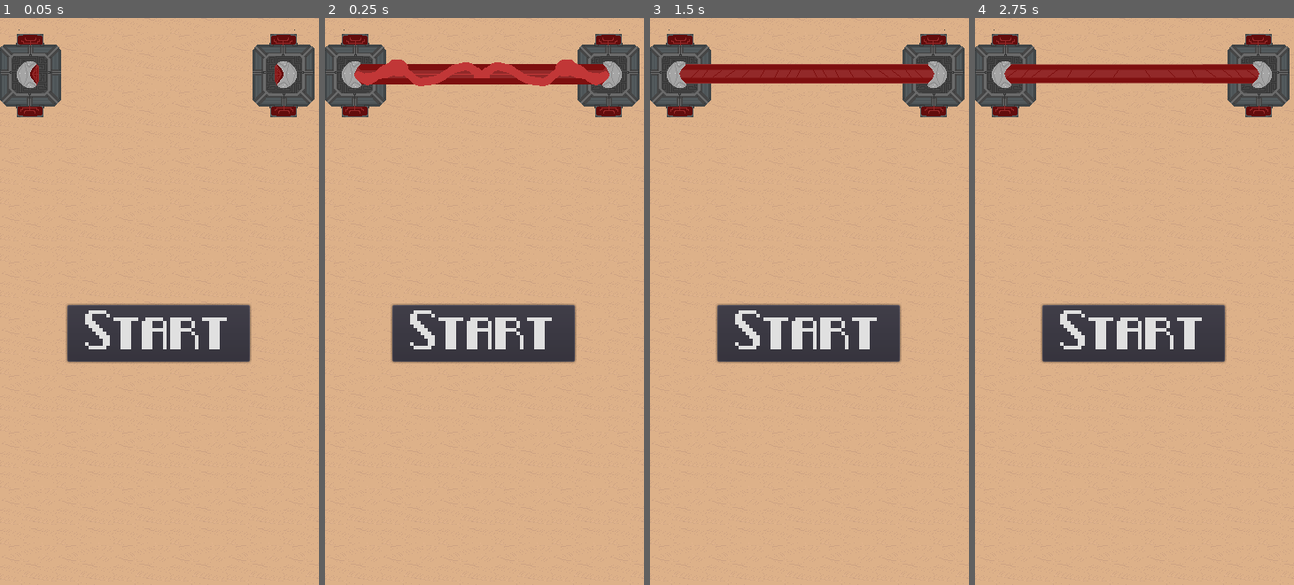
Above: before the commit, frames 1-4 (left to right).
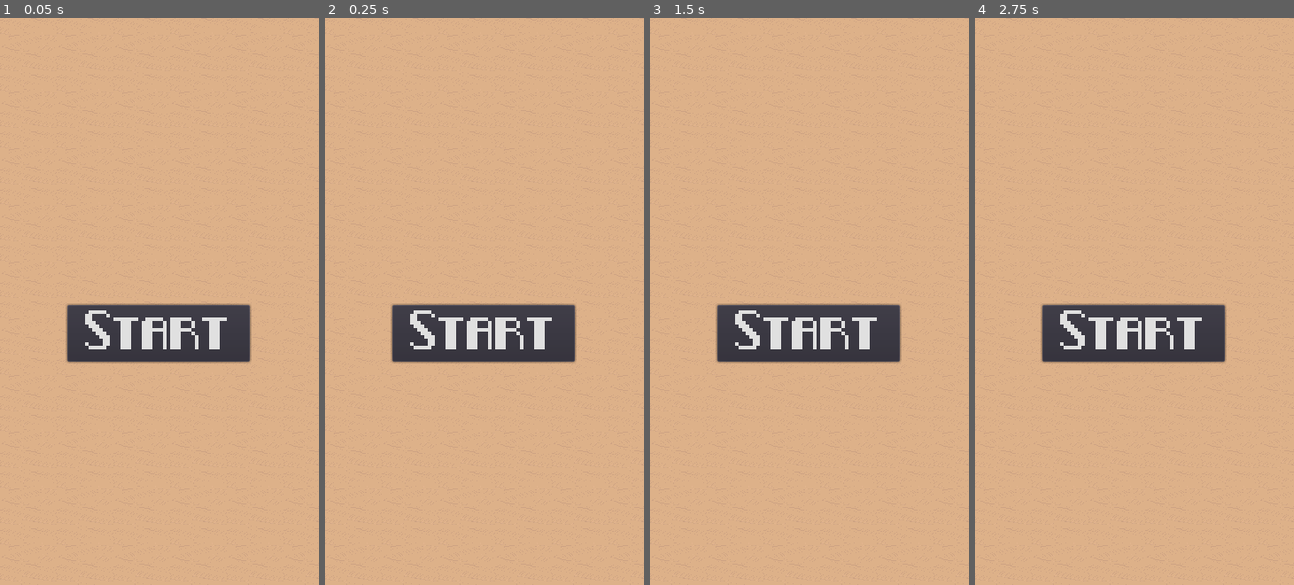
Above: after the commit, the same moments.

Repository: JordonR96/Hyper-Planet
Game: Godot game, scene res://Main.tscn
The game is run twice, just before and just after one commit, with the same random seed, the same clock (stepped at 60 frames per second) and the same inputs.
Inputs:
- Up to frame 1 (0.05 s): no input
- Up to frame 2 (0.25 s): no input
- Up to frame 3 (1.5 s): hold Right (ui_right) 0.53-1.28 s; tap Space (ui_select) at 0.77 s; hold Left (ui_left) from 1.28 s (still down)
- Up to frame 4 (2.75 s): tap Space (ui_select) at 1.52 s; tap Enter at 2 s; release Left (ui_left) at 2.03 s; hold Right (ui_right) from 2.03 s (still down)

The runs differ from the first frame. In frame 1, 4.8% of the frame differs, in the area x 0-99%, y 2-18%; in frame 2, 7.1%; in frame 3, 6.8%; in frame 4, 6.8%.

Commit message:
sd
sd part done

Diff:
--- a/Background.gd
+++ b/Background.gd
@@ -7,6 +7,7 @@
 var tile_count_x
 var tile_count_y
 var tile_resolution
+var active = true
 func _random_number(range_min, range_max):
 	rand_generate.randomize()
 	return rand_generate.randi_range(range_min, range_max)
@@ -15,12 +16,15 @@
 
 
 func start(bg_tile_count_x, bg_tile_count_y, bg_tile_resolution, start_position):
+
+
 	tile_count_x = bg_tile_count_x
 	tile_count_y = bg_tile_count_y
 	tile_resolution = bg_tile_resolution
 	_draw_full_screen()
 	position.x = start_position.x
 	position.y = start_position.y
+
 
 func _draw_full_screen():
 	# modes of generation
@@ -194,10 +198,13 @@
 				set_cell(x,y, tile_id)
 
 func _on_VisibilityNotifier2D_screen_exited():
-	# clear the tiles
-	clear()
-	## draw again
-	_draw_full_screen()
-
-	# move it up
-	position.y = position.y - (tile_count_y * tile_resolution * 3)
+
+
+	if (active):
+		# clear the tiles
+		clear()
+		## draw again
+		_draw_full_screen()
+
+		# move it up
+		position.y = position.y - (tile_count_y * tile_resolution * 3)
--- a/Bullet.gd
+++ b/Bullet.gd
@@ -13,8 +13,10 @@
 	position = _position
 	rotation = _direction.angle() + PI/2
 
-	print(_direction.angle() * 180/PI)
+
 	$LifeTime.wait_time = lifetime
+	$LifeTime.start()
+	## TODO make the liftime timer kill bullet on timoute
 	velocity = _direction * speed
 
 
@@ -34,3 +36,9 @@
 	queue_free()
 	if (area.has_method('take_damage')):
 		area.take_damage(damage)
+
+
+
+func _on_LifeTime_timeout():
+	print('bullet gone')
+	queue_free()
--- a/Bullet.tscn
+++ b/Bullet.tscn
@@ -19,11 +19,13 @@
 lifetime = 5.0
 
 [node name="CollisionShape2D" type="CollisionShape2D" parent="."]
-shape = SubResource( 2 )
+shape = SubResource( 1 )
 
 [node name="LifeTime" type="Timer" parent="."]
+one_shot = true
 
 [node name="AnimationPlayer" type="AnimationPlayer" parent="."]
 
 [node name="Sprite" type="Sprite" parent="."]
 [connection signal="area_entered" from="." to="." method="_on_Bullet_area_entered"]
+[connection signal="timeout" from="LifeTime" to="." method="_on_LifeTime_timeout"]
--- a/Enemy.gd
+++ b/Enemy.gd
@@ -20,6 +20,9 @@
 func _process(delta):
 
 	if (health <= 0 ):
+		queue_free()
+		## TODO enemy dead signal
+		# todo play death anim
 
 		emit_signal("enemy_dead")
 
--- a/Enemy.tscn
+++ b/Enemy.tscn
@@ -3,7 +3,7 @@
 [ext_resource path="res://Enemy.gd" type="Script" id=1]
 
 [sub_resource type="RectangleShape2D" id=1]
-extents = Vector2( 0.480621, 0.353409 )
+extents = Vector2( 34.2498, 32.3443 )
 
 [node name="Enemy" type="Area2D"]
 position = Vector2( 202.548, 102.598 )
--- a/LaserBlockade.tscn
+++ b/LaserBlockade.tscn
@@ -36,8 +36,7 @@
 "values": [ 10, 11, 12, 13, 14, 14, 14, 14 ]
 }
 
-[sub_resource type="Animation" id=2]
-resource_name = "LaserBlockadeOn"
+[sub_resource type="Animation" id=3]
 length = 0.2
 tracks/0/type = "value"
 tracks/0/path = NodePath("Sprite:frame")
@@ -52,8 +51,7 @@
 "values": [ 6, 7, 8, 4 ]
 }
 
-[sub_resource type="Animation" id=3]
-resource_name = "LaserBlockadeStart"
+[sub_resource type="Animation" id=4]
 length = 0.5
 tracks/0/type = "value"
 tracks/0/path = NodePath("Sprite:frame")
@@ -80,15 +78,16 @@
 script = ExtResource( 3 )
 
 [node name="CollisionShape2D" parent="." index="0"]
+visible = false
 position = Vector2( 140.714, 4.24264 )
 z_index = 2
 disabled = true
 
 [node name="AnimationPlayer" parent="." index="1"]
-anims/Dead = SubResource( 6 )
-anims/LaserBlockadeBreak = SubResource( 7 )
-anims/LaserBlockadeOn = SubResource( 2 )
-anims/LaserBlockadeStart = SubResource( 3 )
+anims/Dead = SubResource( 1 )
+anims/LaserBlockadeBreak = SubResource( 2 )
+anims/LaserBlockadeOn = SubResource( 3 )
+anims/LaserBlockadeStart = SubResource( 4 )
 
 [node name="Sprite" parent="." index="2"]
 position = Vector2( -2.5, 2.74999 )
--- a/Main.gd
+++ b/Main.gd
@@ -18,12 +18,14 @@
 export (int) var bg_tile_resolution = 64
 var playerScene = preload("res://Player.tscn")
 var player
+
+var SDScene = preload("res://SideDropship.tscn")
+
 # TODO make this customisable so can have diff bullets?
 var PlayerBulletScene = preload('res://PlayerBullet.tscn')
 
-var Background1Scene = preload("res://Background.tscn")
-var Background2Scene = preload("res://Background.tscn")
-var Background3Scene = preload("res://Background.tscn")
+var BackgroundScene = preload("res://Background.tscn")
+
 var Background1
 var Background2
 var Background3
@@ -42,9 +44,11 @@
 	$Camera2D/HUD/GameOver.hide()
 
 func _start_backgrounds():
-	Background1 = Background1Scene.instance()
-	Background2 = Background2Scene.instance()
-	Background3 = Background3Scene.instance()
+	#TODO background not resetting properly on gameover
+
+	Background1 = BackgroundScene.instance()
+	Background2 = BackgroundScene.instance()
+	Background3 = BackgroundScene.instance()
 	Background1.start(bg_tile_count_x, bg_tile_count_y, bg_tile_resolution, Vector2(0,0))
 	Background2.start(bg_tile_count_x, bg_tile_count_y, bg_tile_resolution, Vector2(0,(-1 * bg_tile_count_y * bg_tile_resolution)))
 	Background3.start(bg_tile_count_x, bg_tile_count_y, bg_tile_resolution, Vector2(0,(-2 * bg_tile_count_y * bg_tile_resolution)))
@@ -52,10 +56,17 @@
 	add_child(Background2)
 	add_child(Background3)
 
+func _reset_backgrounds():
+
+	Background1.queue_free()
+	Background2.queue_free()
+	Background3.queue_free()
+
+	_start_backgrounds()
+
+
 func _start_game():
 
-	if (!has_node('Background1')):
-		_start_backgrounds()
 
 	player = playerScene.instance()
 	add_child(player)
@@ -79,7 +90,40 @@
 	player.speed = y_axis_speed
 	player.connect('game_over', self, '_game_over')
 	player.connect('shoot', self, '_player_shoot')
-	$Camera2D.start(camera_start_position)
+	_spawn_enemies()
+
+
+	_reset_backgrounds()
+
+
+func _spawn_enemies():
+
+	var enemy = SDScene.instance()
+
+
+	var spawn = Vector2(300, -182)
+	enemy.position = spawn
+	enemy.connect('shoot', self , '_spawn_enemy_bullet')
+
+
+	add_child(enemy)
+	print(enemy.position.y)
+	# todo this will be used by spawn path
+
+	## test spawn point
+
+	pass
+
+func _spawn_enemy_bullet(BulletScene, position, direction):
+	print('shooting2')
+
+	var bullet = BulletScene.instance();
+
+	bullet.start(position, direction)
+
+	add_child(bullet)
+
+
 
 func _player_shoot():
 	# TODO get player roatatoin, if player is rotated add a pixel amouun
@@ -123,11 +167,6 @@
 
 func _game_over():
 
-
-	## stop playing
-	Background1.queue_free()
-	Background2.queue_free()
-	Background3.queue_free()
 	## TODO emit a signal that will stop all enemies from scene after x seconds
 	# or leave it if it wont break everything
 	## TODO  show whole game over screen
@@ -140,3 +179,6 @@
 	## TODO  show whole game over screen
 	$Camera2D/HUD/StartButton.show()
 	$Camera2D/HUD/StartButton.text = 'Retry'
+	$Camera2D.start(camera_start_position)
+
+	## TODO have gameover screen and show that should be same as start screen, shouldnt just be bg of game
--- a/Main.tscn
+++ b/Main.tscn
@@ -1,8 +1,7 @@
-[gd_scene load_steps=9 format=2]
+[gd_scene load_steps=8 format=2]
 
 [ext_resource path="res://Main.gd" type="Script" id=1]
 [ext_resource path="res://Font/pixel_noir/Pixel-Noir Caps.ttf" type="DynamicFontData" id=2]
-[ext_resource path="res://LaserBlockade.tscn" type="PackedScene" id=3]
 [ext_resource path="res://Camera2D.tscn" type="PackedScene" id=4]
 [ext_resource path="res://Font/pixel_noir/Pixel-Noir.ttf" type="DynamicFontData" id=5]
 
@@ -68,7 +67,8 @@
 [node name="ScoreTimer" type="Timer" parent="."]
 wait_time = 1.75
 
-[node name="LaserBlockade" parent="." instance=ExtResource( 3 )]
-position = Vector2( 179.92, 60.1717 )
+[node name="SpawnTimer" type="Timer" parent="."]
+wait_time = 0.1
 [connection signal="pressed" from="Camera2D/HUD/StartButton" to="." method="_start_game"]
 [connection signal="timeout" from="ScoreTimer" to="." method="_on_ScoreTimer_timeout"]
+[connection signal="timeout" from="SpawnTimer" to="." method="_spawn_enemies"]
--- a/Player.gd
+++ b/Player.gd
@@ -141,7 +141,7 @@
 
 
 func _on_AnimationPlayer_animation_finished(anim_name):
-	print(anim_name)
+
 	if (anim_name == 'shoot'):
 		$AnimationPlayer.queue('default')
 		#TODO allow shoot is a bit off
--- a/PlayerBullet.tscn
+++ b/PlayerBullet.tscn
@@ -9,6 +9,10 @@
 
 [node name="PlayerBullet" instance=ExtResource( 1 )]
 script = ExtResource( 2 )
+lifetime = 1.5
+
+[node name="CollisionShape2D" parent="." index="0"]
+position = Vector2( -0.530331, -0.397748 )
 
 [node name="AnimationPlayer" parent="." index="2"]
 anims/default = SubResource( 1 )
--- /dev/null
+++ b/SDBullet.gd
@@ -0,0 +1,16 @@
+extends Area2D
+
+
+# Declare member variables here. Examples:
+# var a = 2
+# var b = "text"
+
+
+# Called when the node enters the scene tree for the first time.
+func _ready():
+	pass # Replace with function body.
+
+
+# Called every frame. 'delta' is the elapsed time since the previous frame.
+#func _process(delta):
+#	pass
--- /dev/null
+++ b/SDBullet.tscn
@@ -0,0 +1,34 @@
+[gd_scene load_steps=4 format=2]
+
+[ext_resource path="res://Bullet.tscn" type="PackedScene" id=1]
+[ext_resource path="res://Art/enemies/side-dropshi[/sds-bullets.png" type="Texture" id=2]
+
+[sub_resource type="Animation" id=1]
+resource_name = "shoot"
+length = 0.3
+loop = true
+tracks/0/type = "value"
+tracks/0/path = NodePath("Sprite:frame")
+tracks/0/interp = 1
+tracks/0/loop_wrap = true
+tracks/0/imported = false
+tracks/0/enabled = true
+tracks/0/keys = {
+"times": PoolRealArray( 0, 0.1, 0.2 ),
+"transitions": PoolRealArray( 1, 1, 1 ),
+"update": 1,
+"values": [ 1, 2, 3 ]
+}
+
+[node name="SDBullet" instance=ExtResource( 1 )]
+collision_layer = 4
+collision_mask = 21
+
+[node name="AnimationPlayer" parent="." index="2"]
+anims/shoot = SubResource( 1 )
+
+[node name="Sprite" parent="." index="3"]
+position = Vector2( 0, -0.0883865 )
+texture = ExtResource( 2 )
+vframes = 4
+frame = 2
--- /dev/null
+++ b/SideDropship.gd
@@ -0,0 +1,56 @@
+extends 'Enemy.gd'
+
+var x_direction_name = 'right'
+var x_direction = -1
+
+# Declare member variables here. Examples:
+# var a = 2
+# var b = "text"
+var Bullet  = preload("res://SDBullet.tscn")
+# list of spawn locations, 0 is closest to back of shi[]
+
+
+
+
+signal shoot(bullet, position, rotation)
+
+# Called when the node enters the scene tree for the first time.
+func _ready():
+
+	# TODO set correct animation direction
+	# TODO positions not work
+	# get array of bullet spawn positions
+
+
+	# TODO should set it to randm number, based on speed and screen width (so would shoot somewhere between start and being off screen)
+	$ShootTimer.wait_time = 1
+	$ShootTimer.start()
+	#`TODO will have direction left or right depending on spawn side of screen
+
+	#Vector2(-32,28), Vector2(-20,28), Vector2(-8,28), Vector2(4,28), Vector2(16,28), Vector2(28,28)
+	pass # Replace with function body.
+
+
+# Called every frame. 'delta' is the elapsed time since the previous frame.
+func _process(delta):
+	pass
+
+
+func _on_ShootTimer_timeout():
+	print('shooitng')
+	var bulletSpawnPositions = []
+
+	# TODO more complex shooting patterns, ie start to finish with wait time,
+	# finish to start
+	# spawn even indexes then odd indexes
+	# will neew to re calc global position each time we shoot maybe not as ist global_postiion var
+	if (x_direction_name == 'left'):
+		for i in range(6):
+			bulletSpawnPositions.append(Vector2((global_position.x + 32) - (i * 12), global_position.y + 28))
+
+	elif(x_direction_name == 'right'):
+		for i in range(6):
+			bulletSpawnPositions.append(Vector2((global_position.x - 32) + (i * 12), global_position.y + 28))
+
+	for spawn in bulletSpawnPositions:
+		emit_signal('shoot', Bullet, spawn, Vector2(0,1) )
--- /dev/null
+++ b/SideDropship.tscn
@@ -0,0 +1,153 @@
+[gd_scene load_steps=8 format=2]
+
+[ext_resource path="res://Enemy.tscn" type="PackedScene" id=1]
+[ext_resource path="res://Art/enemies/side-dropshi[/sd-flame.png" type="Texture" id=2]
+[ext_resource path="res://Art/enemies/side-dropshi[/side-dropship.png" type="Texture" id=3]
+[ext_resource path="res://SideDropship.gd" type="Script" id=5]
+
+[sub_resource type="Animation" id=1]
+resource_name = "FlyLeft"
+length = 0.4
+loop = true
+tracks/0/type = "value"
+tracks/0/path = NodePath("Sprite:flip_h")
+tracks/0/interp = 1
+tracks/0/loop_wrap = true
+tracks/0/imported = false
+tracks/0/enabled = true
+tracks/0/keys = {
+"times": PoolRealArray( 0 ),
+"transitions": PoolRealArray( 1 ),
+"update": 1,
+"values": [ false ]
+}
+tracks/1/type = "value"
+tracks/1/path = NodePath("flame:frame")
+tracks/1/interp = 1
+tracks/1/loop_wrap = true
+tracks/1/imported = false
+tracks/1/enabled = true
+tracks/1/keys = {
+"times": PoolRealArray( 0, 0.1, 0.2, 0.3 ),
+"transitions": PoolRealArray( 1, 1, 1, 1 ),
+"update": 1,
+"values": [ 1, 2, 3, 4 ]
+}
+tracks/2/type = "value"
+tracks/2/path = NodePath("flame:flip_h")
+tracks/2/interp = 1
+tracks/2/loop_wrap = true
+tracks/2/imported = false
+tracks/2/enabled = true
+tracks/2/keys = {
+"times": PoolRealArray( 0.234099 ),
+"transitions": PoolRealArray( 1 ),
+"update": 1,
+"values": [ false ]
+}
+tracks/3/type = "value"
+tracks/3/path = NodePath("flame:position")
+tracks/3/interp = 1
+tracks/3/loop_wrap = true
+tracks/3/imported = false
+tracks/3/enabled = true
+tracks/3/keys = {
+"times": PoolRealArray( 0.4 ),
+"transitions": PoolRealArray( 1 ),
+"update": 0,
+"values": [ Vector2( 45.833, 5.55874 ) ]
+}
+
+[sub_resource type="Animation" id=2]
+resource_name = "FlyRight"
+length = 0.4
+loop = true
+tracks/0/type = "value"
+tracks/0/path = NodePath("Sprite:flip_h")
+tracks/0/interp = 1
+tracks/0/loop_wrap = true
+tracks/0/imported = false
+tracks/0/enabled = true
+tracks/0/keys = {
+"times": PoolRealArray( 0, 0.4 ),
+"transitions": PoolRealArray( 1, 1 ),
+"update": 1,
+"values": [ true, true ]
+}
+tracks/1/type = "value"
+tracks/1/path = NodePath("flame:flip_h")
+tracks/1/interp = 1
+tracks/1/loop_wrap = true
+tracks/1/imported = false
+tracks/1/enabled = true
+tracks/1/keys = {
+"times": PoolRealArray( 0.4 ),
+"transitions": PoolRealArray( 1 ),
+"update": 1,
+"values": [ true ]
+}
+tracks/2/type = "value"
+tracks/2/path = NodePath("flame:frame")
+tracks/2/interp = 1
+tracks/2/loop_wrap = true
+tracks/2/imported = false
+tracks/2/enabled = true
+tracks/2/keys = {
+"times": PoolRealArray( 0, 0.1, 0.2, 0.3 ),
+"transitions": PoolRealArray( 1, 1, 1, 1 ),
+"update": 1,
+"values": [ 0, 1, 2, 3 ]
+}
+tracks/3/type = "value"
+tracks/3/path = NodePath("flame:position")
+tracks/3/interp = 1
+tracks/3/loop_wrap = true
+tracks/3/imported = false
+tracks/3/enabled = true
+tracks/3/keys = {
+"times": PoolRealArray( 0.4 ),
+"transitions": PoolRealArray( 1 ),
+"update": 0,
+"values": [ Vector2( -43.3507, 3.87937 ) ]
+}
+
+[sub_resource type="Animation" id=3]
+resource_name = "Shoot"
+length = 0.4
+tracks/0/type = "value"
+tracks/0/path = NodePath("Sprite:frame")
+tracks/0/interp = 1
+tracks/0/loop_wrap = true
+tracks/0/imported = false
+tracks/0/enabled = true
+tracks/0/keys = {
+"times": PoolRealArray( 0, 0.1, 0.2, 0.3, 0.4 ),
+"transitions": PoolRealArray( 1, 1, 1, 1, 1 ),
+"update": 1,
+"values": [ 2, 3, 4, 5, 0 ]
+}
+
+[node name="SideDropship" instance=ExtResource( 1 )]
+position = Vector2( 0, 0 )
+script = ExtResource( 5 )
+
+[node name="flame" type="Sprite" parent="." index="1"]
+position = Vector2( 45.833, 5.55874 )
+texture = ExtResource( 2 )
+vframes = 5
+frame = 4
+
+[node name="AnimationPlayer" parent="." index="2"]
+anims/FlyLeft = SubResource( 1 )
+anims/FlyRight = SubResource( 2 )
+
+[node name="Sprite" parent="." index="3"]
+texture = ExtResource( 3 )
+vframes = 6
+
+[node name="ShootPlayer" type="AnimationPlayer" parent="." index="4"]
+anims/Shoot = SubResource( 3 )
+
+[node name="ShootTimer" type="Timer" parent="." index="5"]
+one_shot = true
+[connection signal="timeout" from="ShootTimer" to="." method="_on_ShootTimer_timeout"]
Binary file changed: Art/Obstacles/laser-blockade.aseprite
Binary file changed: Art/Obstacles/laser-blockade.png
Binary file changed: Art/enemies/Multi-eyed/bme-bullet.aseprite
Binary file added: Art/enemies/newship.aseprite
Binary file changed: Art/enemies/side-dropshi[/sd-flame.aseprite
Binary file added: Art/enemies/side-dropshi[/sd-flame.png
Binary file changed: Art/enemies/side-dropshi[/sds-bullets.aseprite
Binary file added: Art/enemies/side-dropshi[/sds-bullets.png
Binary file changed: Art/enemies/side-dropshi[/side-dropship.aseprite
Binary file added: Art/enemies/side-dropshi[/side-dropship.png
Binary file added: Art/hightechbg.aseprite
Not shown: 1 places in Bullet.tscn that only renumber resources
(and 2 more such lines)
